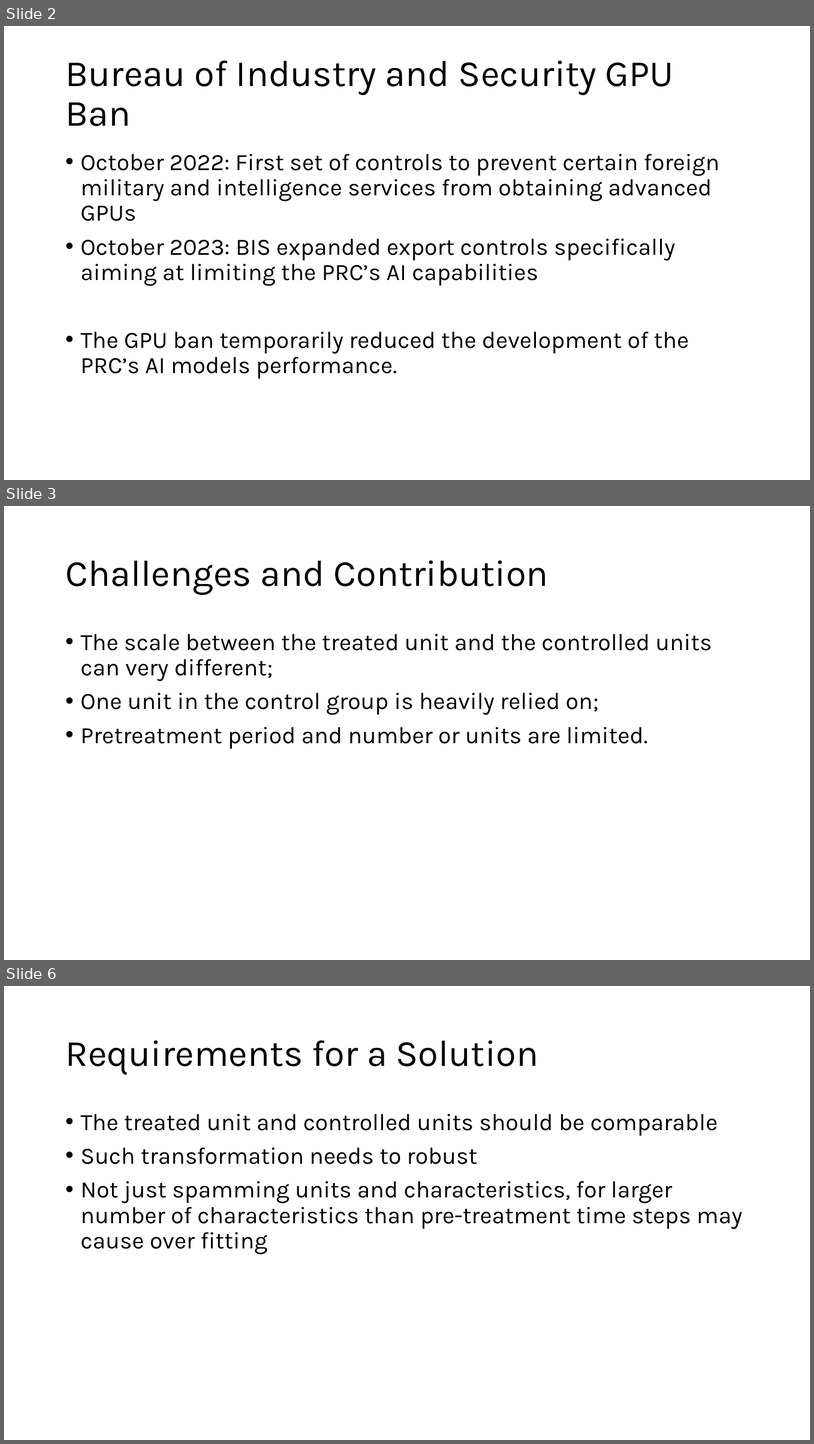
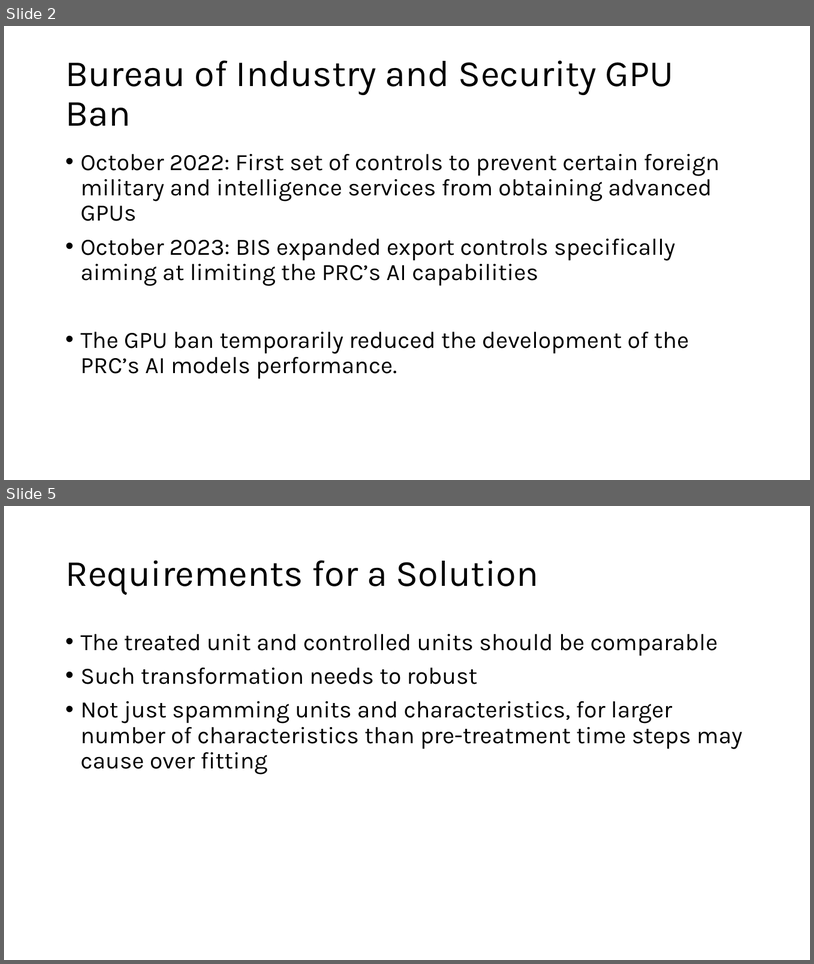
Before and after one commit to Xing-Yuan-Zhao/mpsa2025, a slide deck: mpsa2025.pptx. Shown one above the other, each under a label of ours: slides 2, 3 and 6 before the commit, slides 2 and 5 after it; the slides between them are not shown. The pictures are 814x1444 and 814x964 pixels, drawn with LibreOffice and Linux fonts; fonts in the diff are those of the drawing. Boxes give left, top, right and bottom in pixels: in the first picture for what was removed or moved away, otherwise in the second. Text is boxed around its words. In the diff, an @@ line names an element or a change of style, - is before the commit and + after.

```diff
--- a/mpsa2025.pptx
+++ b/mpsa2025.pptx
@@ slide 3 removed at (4,506,810,960), background #FFFFFF @@
@@ title removed at (65,560,549,595) @@
-Challenges and Contribution
@@ text removed at (81,634,712,749) @@
-• The scale between the treated unit and the controlled units can very different;
-• One unit in the control group is heavily relied on;
-• Pretreatment period and number or units are limited.
@@ what was slide 6 is now slide 5 @@
```
Also in this commit, not shown: 3 slides changed, 1 other file.
